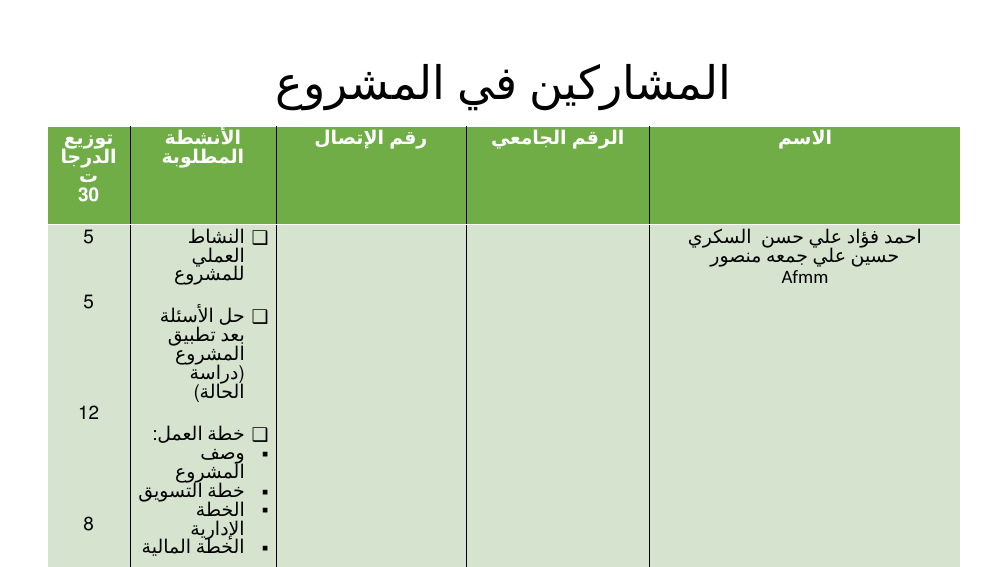
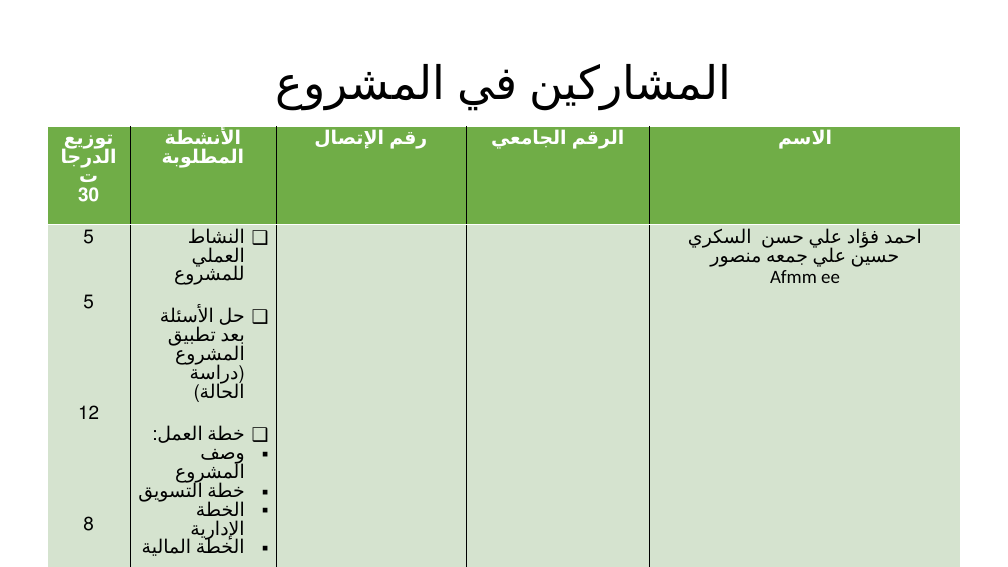
Before and after one commit to ba161/mashroo3, a slide deck: slide 2 of project.ppt. Drawn at 1008x567 pixels with LibreOffice and Linux fonts; fonts in the diff are those of the drawing. Boxes give left, top, right and bottom in pixels: in the first picture for what was removed or moved away, otherwise in the second. Text is boxed around its words. In the diff, an @@ line names an element or a change of style, - is before the commit and + after.

Commit message:
update

```diff
--- a/project.ppt
+++ b/project.ppt
@@ table at [48, 126, 960, 560] @@
-row 2, column 5: احمد فؤاد علي حسن السكري / حسين علي جمعه منصور / Afmm
+row 2, column 5: احمد فؤاد علي حسن السكري / حسين علي جمعه منصور / Afmm ee
```
